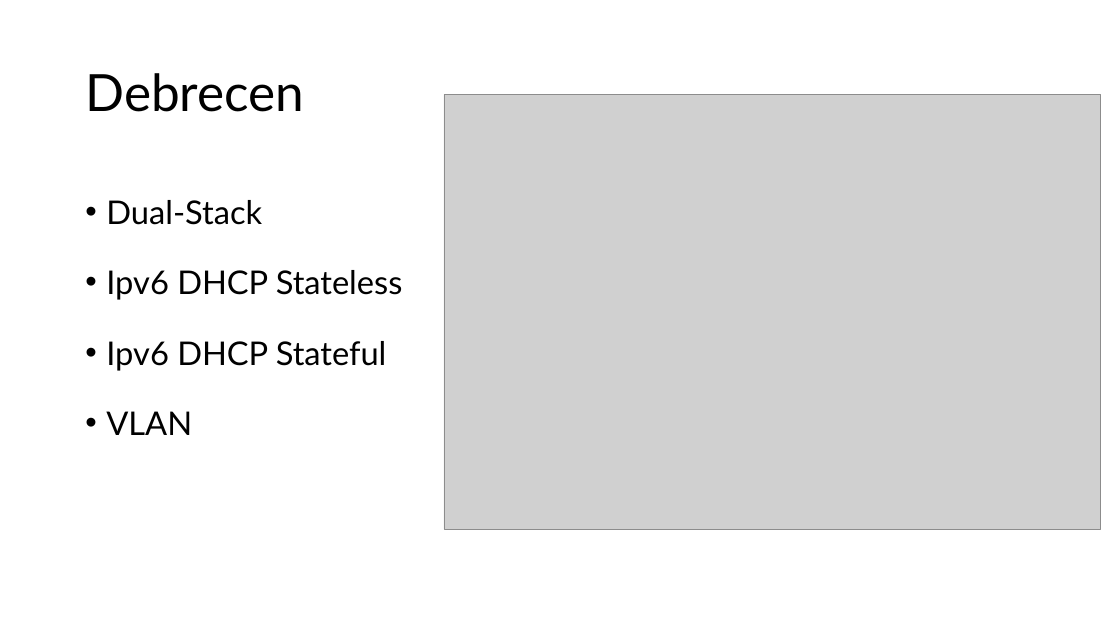
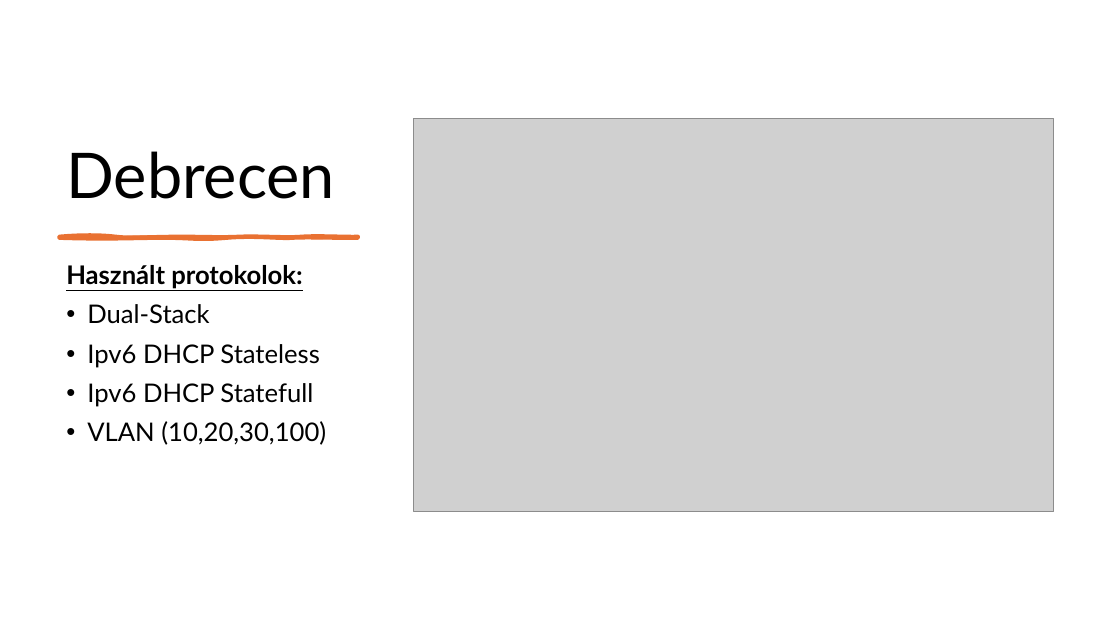
Before and after one commit to torokpeter7/CoreLink-KFT, a slide deck: slide 8 of Végleges/CoreLink_KFT.pptx. Drawn at 1120x630 pixels with LibreOffice and Linux fonts; fonts in the diff are those of the drawing; grey boxes stand for pictures. Boxes give left, top, right and bottom in pixels: in the first picture for what was removed or moved away, otherwise in the second. Text is boxed around its words. In the diff, an @@ line names an element or a change of style, - is before the commit and + after.

```diff
--- a/Végleges/CoreLink_KFT.pptx
+++ b/Végleges/CoreLink_KFT.pptx
@@ title "Debrecen": place and size @@
-title "Debrecen" at (85,73,304,112)
+title "Debrecen" at (66,151,335,199)
@@ title "Debrecen" at (66,151,335,199): size 44 to 54 pt; vertical alignment middle to bottom @@
@@ picture: place and size @@
-picture at (444,94,1102,529)
+picture at (414,118,1054,512)
@@ freeform shape added at (59,236,358,238), fill #E97132, outline #E97132 3 pt @@
@@ text "Használt protokolok:": place and size @@
-text "Használt protokolok:" at (106,200,403,435)
+text "Használt protokolok:" at (66,265,326,445)
@@ text at (66,265,302,289): paragraph added @@
+Használt protokolok:
@@ text at (87,304,319,368): size 28 to 22 pt in "Dual-Stack", "Ipv6 DHCP Stateless"; line spacing 1.5 to 0.9 @@
@@ text at (87,383,326,445): text changed; size 28 to 22 pt @@
-• Ipv6 DHCP Stateful
-• VLAN
+• Ipv6 DHCP Statefull
+• VLAN (10,20,30,100)
```
Also in this commit, not shown: 6 other slides changed, 11 slides added, 5 slides removed.
